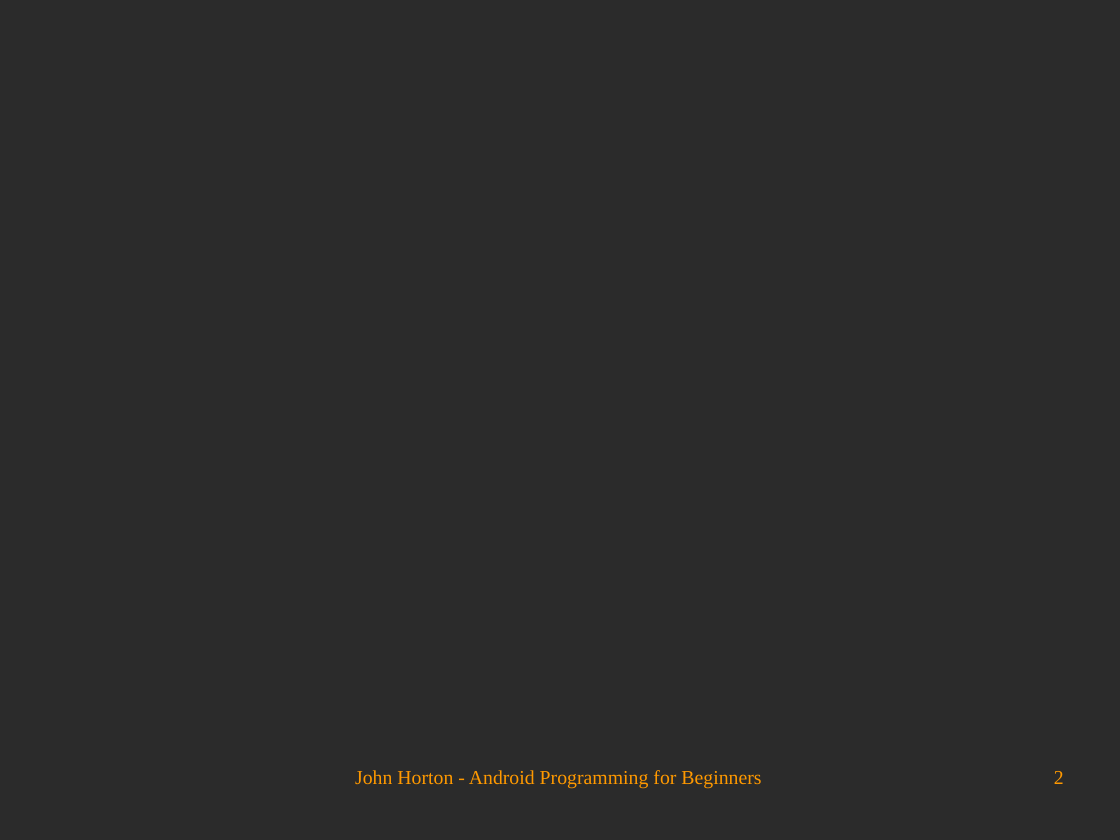
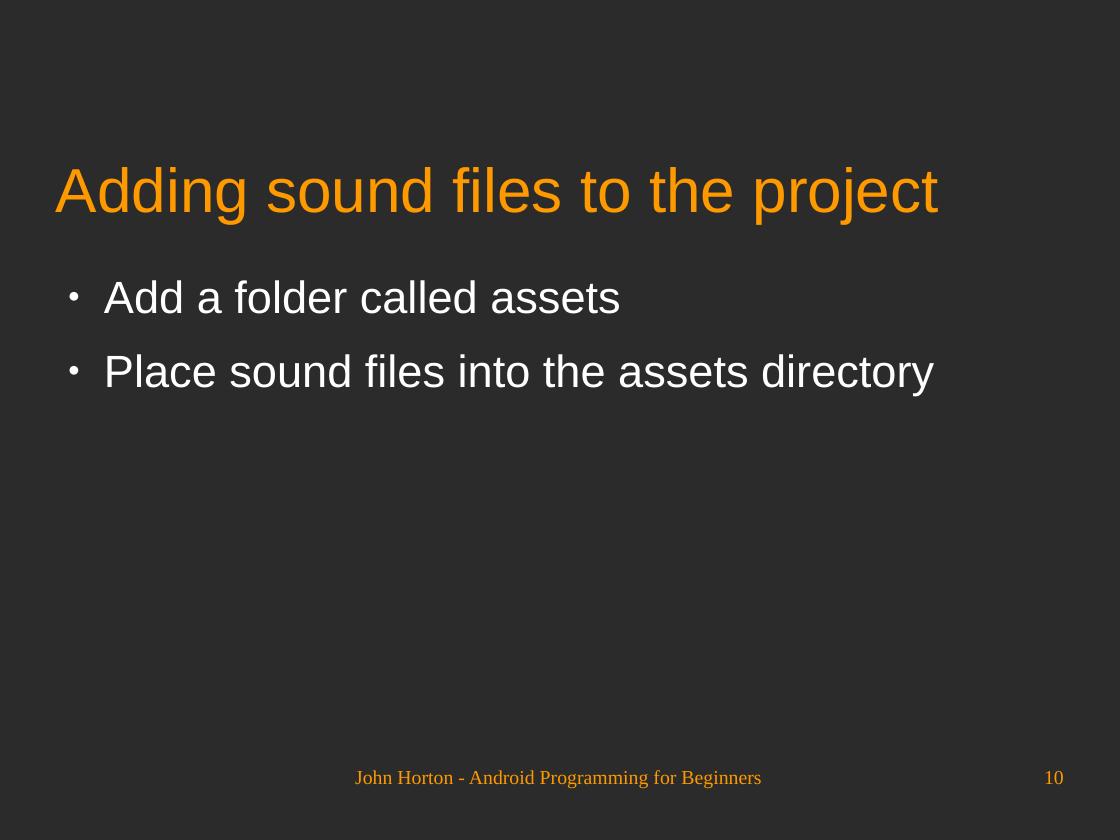
Before and after one commit to Academy-Soft-Intellect/Android-Programming-for-Beginners, a slide deck: slide 10 of 28_Threads_Touches_Drawing_and_a_Simple_Game.odp (slide 2 before the commit). Drawn at 1120x840 pixels with LibreOffice and Linux fonts; fonts in the diff are those of the drawing; background and template pictures are left out; a plain dark background stands for a picture behind light text. Boxes give left, top, right and bottom in pixels: in the first picture for what was removed or moved away, otherwise in the second. Text is boxed around its words. In the diff, an @@ line names an element or a change of style, - is before the commit and + after.

```diff
--- a/28_Threads_Touches_Drawing_and_a_Simple_Game.odp
+++ b/28_Threads_Touches_Drawing_and_a_Simple_Game.odp
@@ title added at [56, 167, 938, 223], 44 pt, text #FF9900 @@
+Adding sound files to the project
@@ text added at [104, 280, 934, 396], 32 pt, text #FFFFFF @@
+● Add a folder called assets
+● Place sound files into the assets directory
@@ page number at [1044, 771, 1064, 784]: text changed @@
-2
+10
```
Also in this commit, not shown: 1 other slide changed, 9 slides added.
